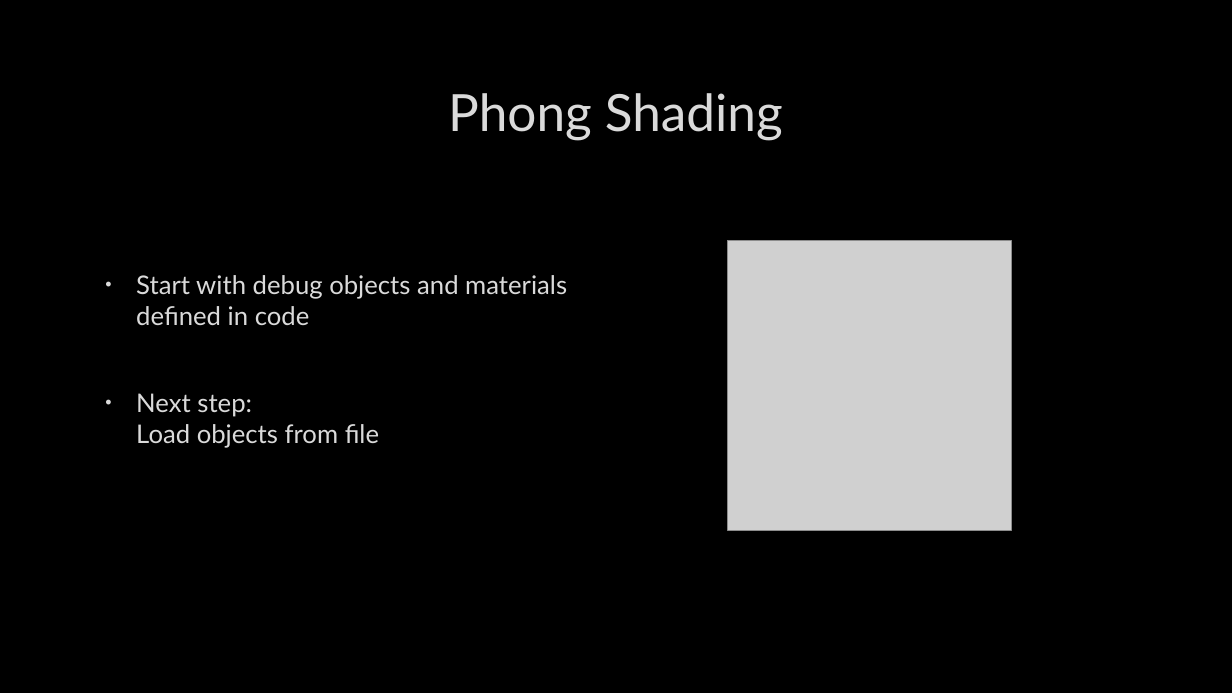
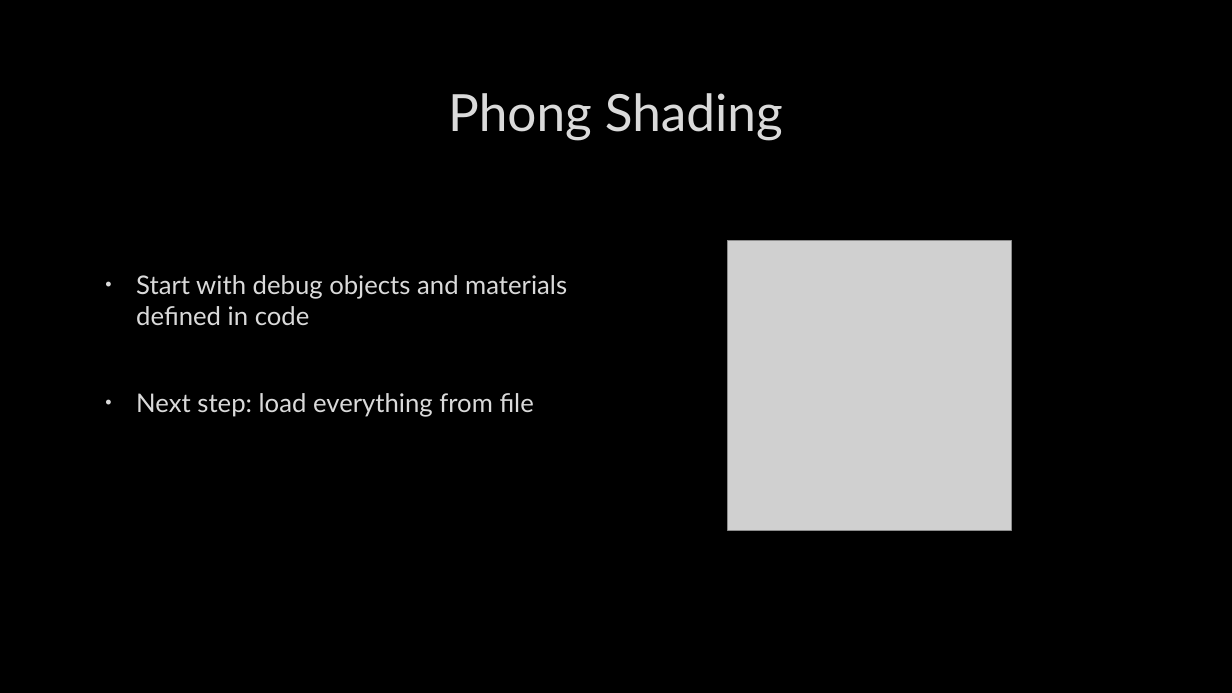
Before and after one commit to maxoe/Doomed, a slide deck: slide 3 of docs/milestone_1.pptx (slide 2 before the commit). Drawn at 1232x693 pixels with LibreOffice and Linux fonts; fonts in the diff are those of the drawing; grey boxes stand for pictures; background and template pictures are left out. Boxes give left, top, right and bottom in pixels: in the first picture for what was removed or moved away, otherwise in the second. Text is boxed around its words. In the diff, an @@ line names an element or a change of style, - is before the commit and + after.

```diff
--- a/docs/milestone_1.pptx
+++ b/docs/milestone_1.pptx
@@ text at (x1=136, y1=393, x2=534, y2=417): text changed @@
-• Next step:
-  Load objects from file
+• Next step: load everything from file
```
Also in this commit, not shown: 1 other slide changed, 3 slides added.
